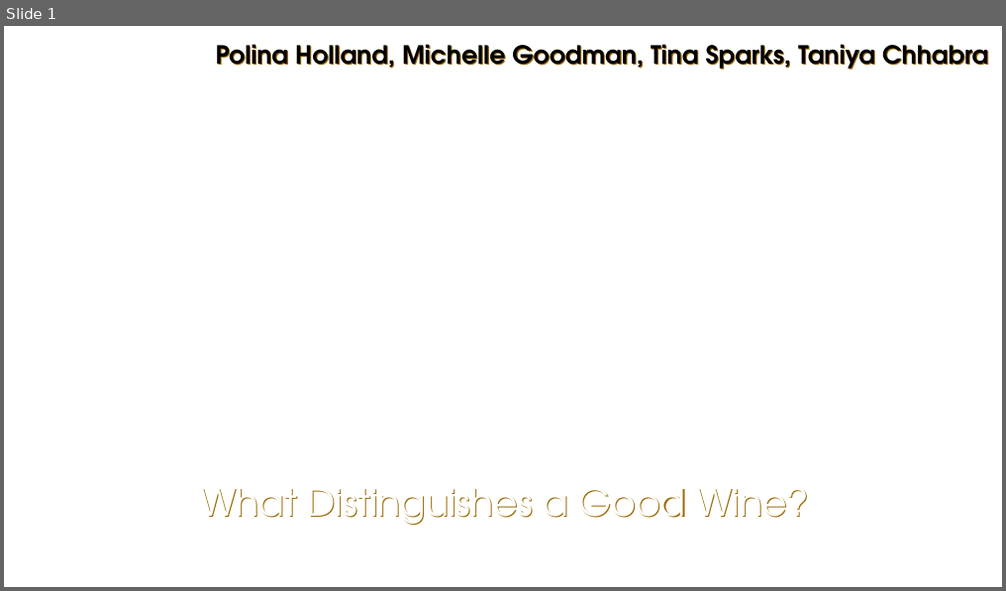
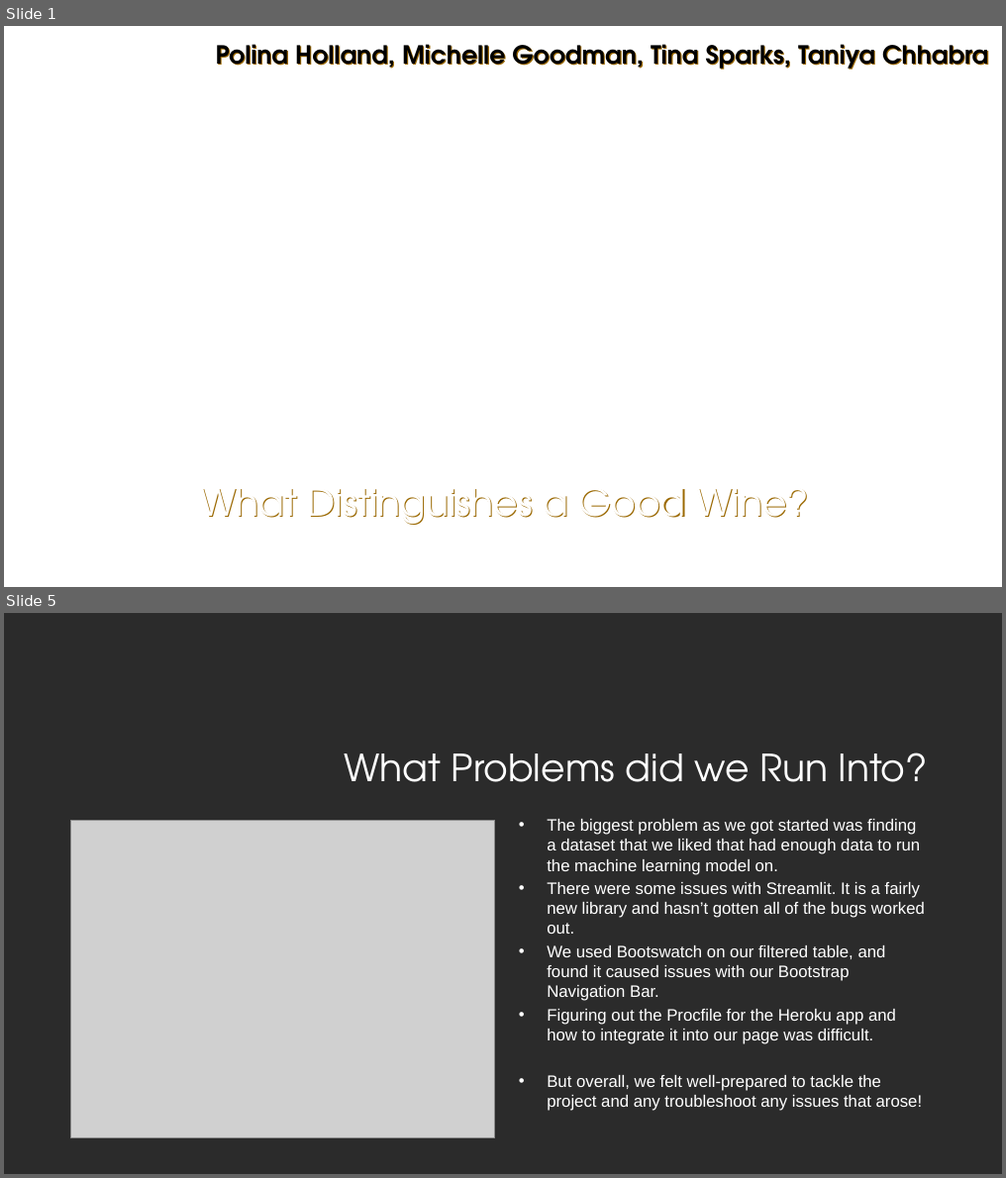
Before and after one commit to bea03013/GrapeExpectations, a slide deck: What Distinguishes a Good Wine.pptx. Shown one above the other, each under a label of ours: slide 1 before the commit, slides 1 and 5 after it; the slides between them are not shown. The pictures are 1006x591 and 1006x1178 pixels, drawn with LibreOffice and Linux fonts; fonts in the diff are those of the drawing; grey boxes stand for pictures; background and template pictures are left out; a plain dark background stands for a picture behind light text. Boxes give left, top, right and bottom in pixels: in the first picture for what was removed or moved away, otherwise in the second. Text is boxed around its words. In the diff, an @@ line names an element or a change of style, - is before the commit and + after.

```diff
--- a/What Distinguishes a Good Wine.pptx
+++ b/What Distinguishes a Good Wine.pptx
@@ slide 5 added at [4,613,1002,1174], background picture (left out) @@
@@ title added at [344,753,929,782], 36 pt, text #FFFFFF @@
+What Problems did we Run Into?
@@ picture added at [70,820,494,1139] @@
@@ text added at [547,819,925,1111], 16 pt, text #FFFFFF @@
+• The biggest problem as we got started was finding a dataset that we liked that had enough data to run the machine learning model on.
+• There were some issues with Streamlit. It is a fairly new library and hasn’t gotten all of the bugs worked out.
+• We used Bootswatch on our filtered table, and found it caused issues with our Bootstrap Navigation Bar.
+• Figuring out the Procfile for the Heroku app and how to integrate it into our page was difficult.
+• But overall, we felt well-prepared to tackle the project and any troubleshoot any issues that arose!
```
Also in this commit, not shown: 1 slide changed, 3 other slides added, 1 slide removed.
